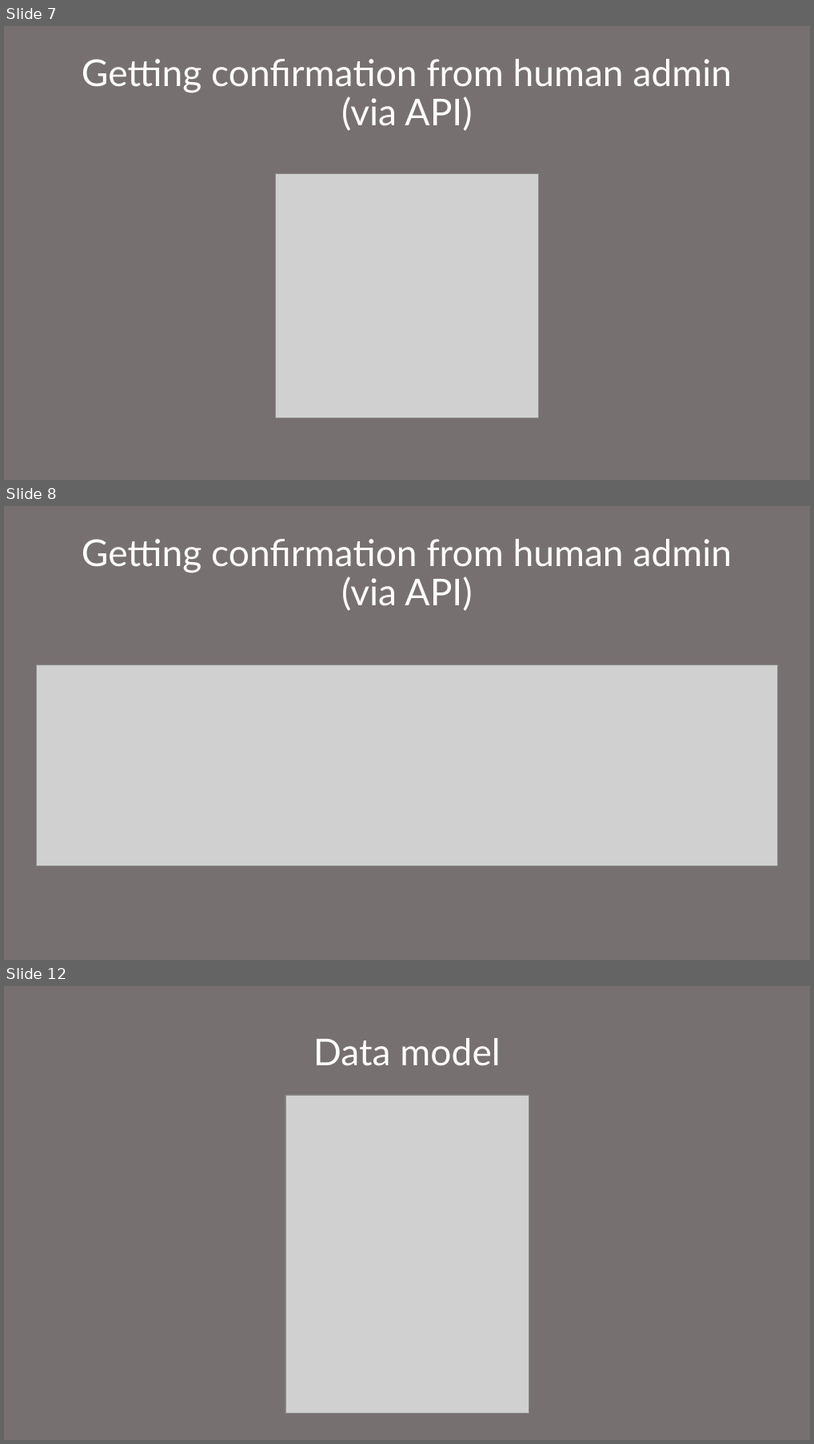
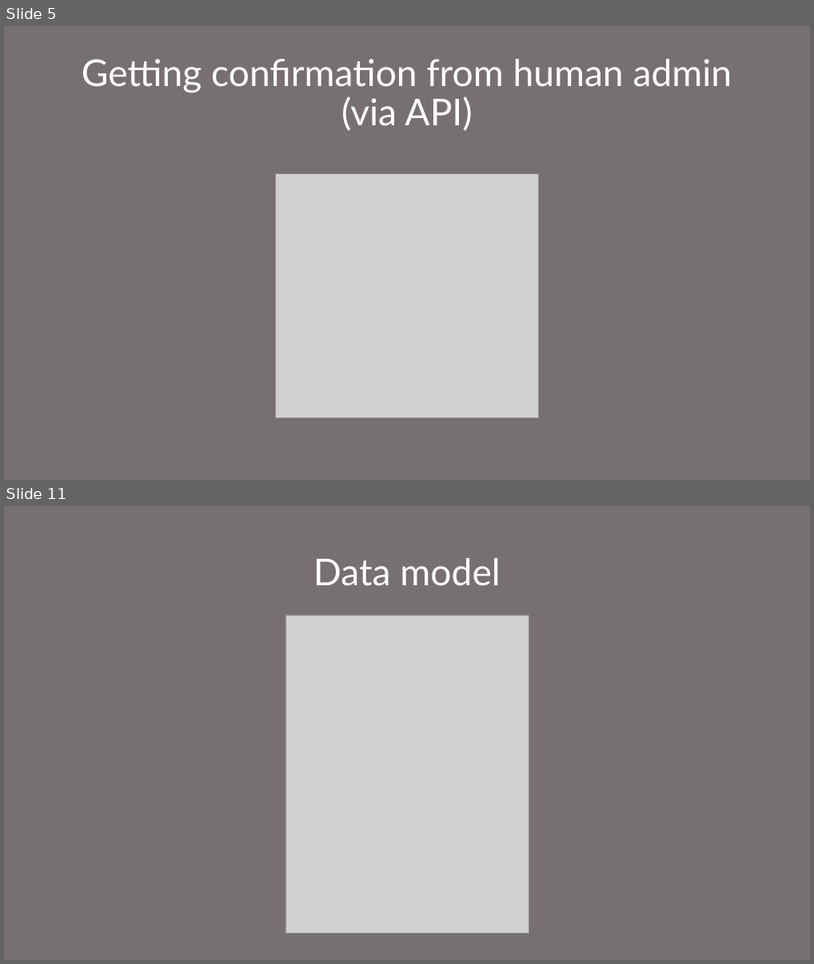
Before and after one commit to eduardkovalchuk/parking-reservation-bot, a slide deck: quick-presentation.pptx. Shown one above the other, each under a label of ours: slides 7, 8 and 12 before the commit, slides 5 and 11 after it; the slides between them are not shown. The pictures are 814x1444 and 814x964 pixels, drawn with LibreOffice and Linux fonts; fonts in the diff are those of the drawing; grey boxes stand for pictures. Boxes give left, top, right and bottom in pixels: in the first picture for what was removed or moved away, otherwise in the second. Text is boxed around its words. In the diff, an @@ line names an element or a change of style, - is before the commit and + after.

```diff
--- a/quick-presentation.pptx
+++ b/quick-presentation.pptx
@@ slide 8 removed at bbox=[4, 506, 810, 960], background #777070 @@
@@ title removed at bbox=[82, 539, 733, 611] @@
-Getting confirmation from human admin (via API)
@@ picture removed at bbox=[36, 664, 778, 865] @@
@@ what was slide 7 is now slide 5 @@
@@ what was slide 12 is now slide 11 @@
```
Also in this commit, not shown: 6 slides changed, 1 slide added, 1 other slide removed.
